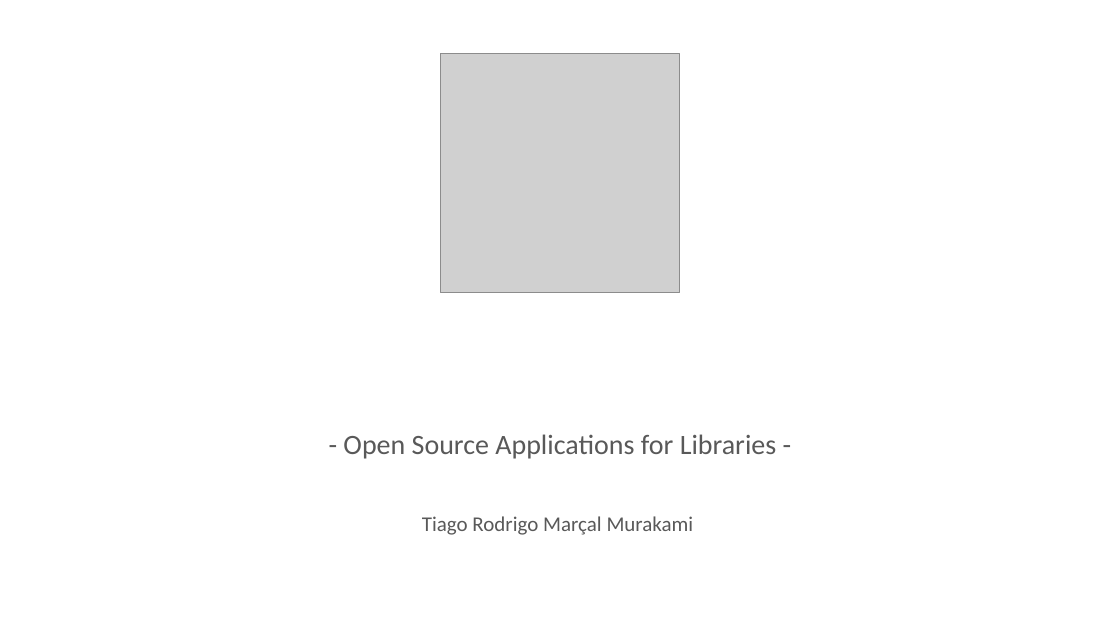
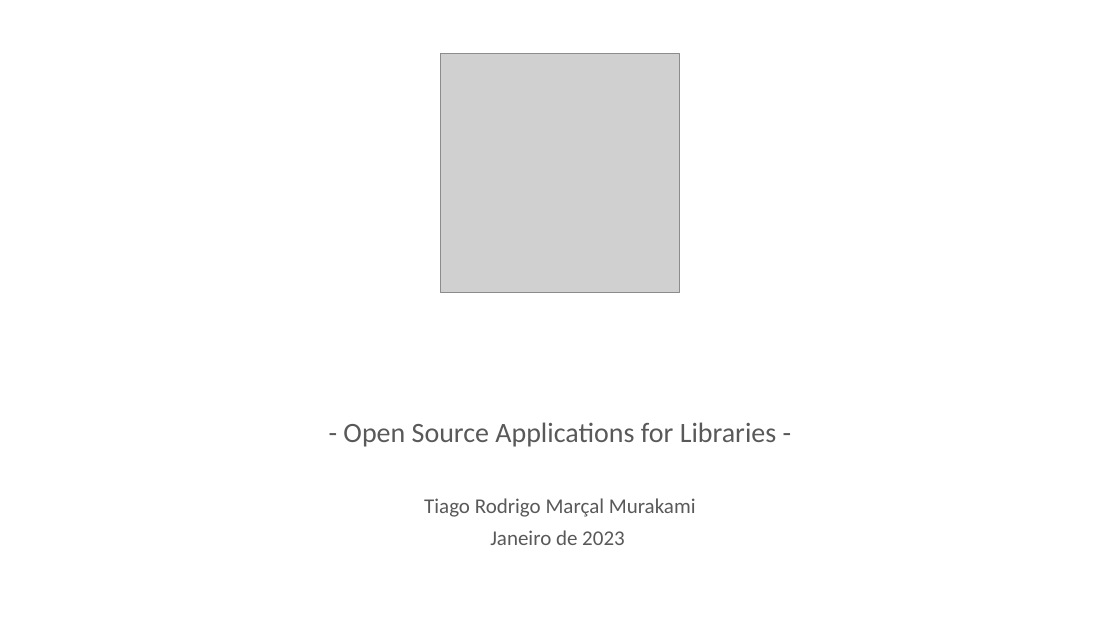
Before and after one commit to trmurakami/tiagomurakami_bib_br_laravel9, a slide deck: slide 1 of public/files/Librecat-Catmandu.pptx. Drawn at 1120x630 pixels with LibreOffice and Linux fonts; fonts in the diff are those of the drawing; grey boxes stand for pictures; background and template pictures are left out. Boxes give left, top, right and bottom in pixels: in the first picture for what was removed or moved away, otherwise in the second. Text is boxed around its words. In the diff, an @@ line names an element or a change of style, - is before the commit and + after.

```diff
--- a/public/files/Librecat-Catmandu.pptx
+++ b/public/files/Librecat-Catmandu.pptx
@@ subtitle at (x1=343, y1=422, x2=777, y2=517): line spacing 0.9 to 0.8 @@
@@ subtitle at (x1=490, y1=530, x2=625, y2=545): paragraph added @@
+Janeiro de 2023
```
Also in this commit, not shown: 1 other file.
